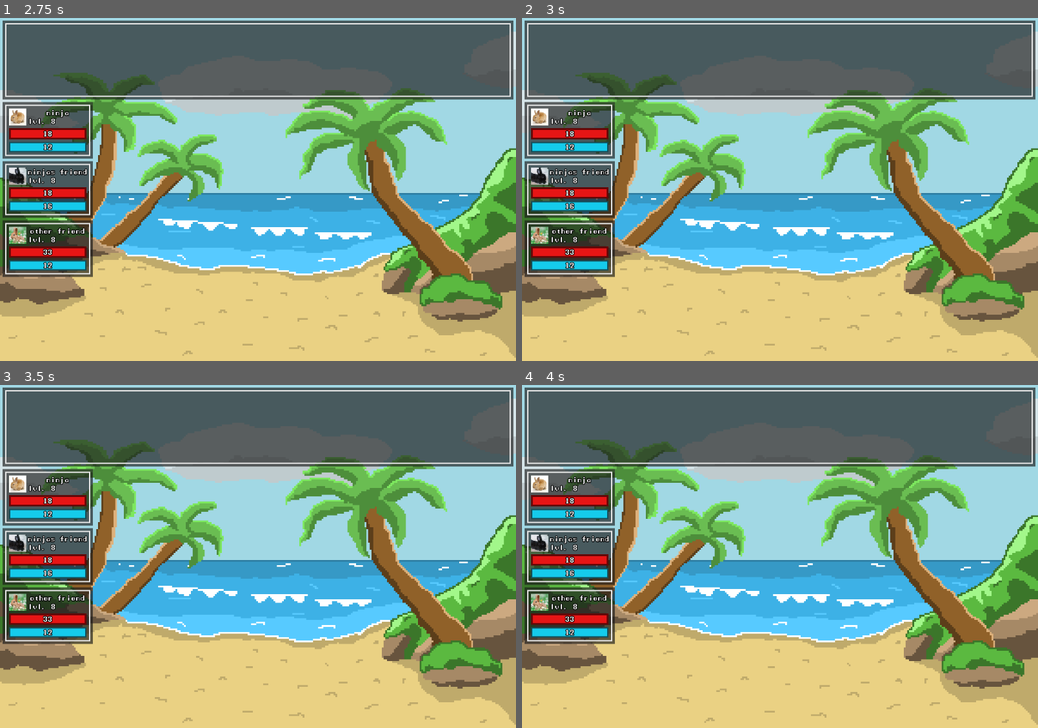
Above: before the commit, frames 1-4 (two rows, left to right).
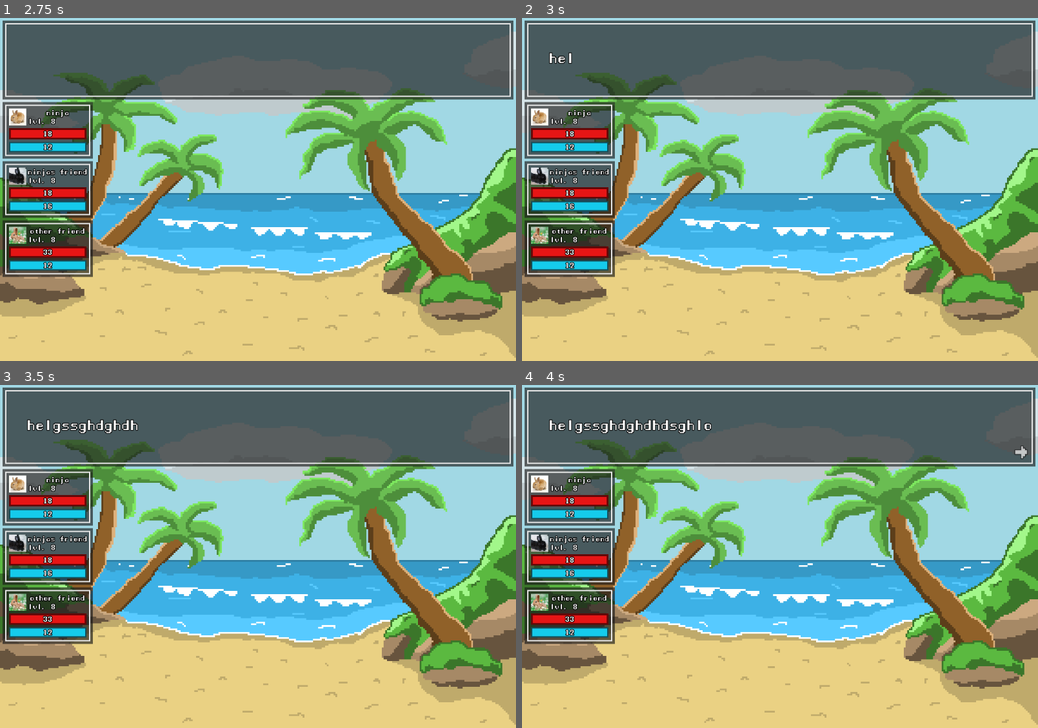
Above: after the commit, the same moments.

Repository: qwerty4u6/group-game
Game: Godot game, scene res://scenes/main.tscn
Same seed, same stepped clock (60 frames per second), same inputs: the game is played once before the commit and once after it.
Inputs (mouse positions are in pixels of both pictures, inside the frame that each line leads up to):
- Up to frame 1 (2.75 s): tap Enter (ui_accept) at 0.5, 0.6, 0.77, 1.07, 1.25, 1.35, 1.52, 1.82, 2, 2.1 s; move the mouse to (371, 172) at 0.52 s; hold D (move_right) 0.53-1.28 s; click (371, 172) at 0.67 s; move the mouse to (154, 206) at 1.27 s; hold S (move_down) 1.28-2.03 s; click (154, 206) at 1.42 s; move the mouse to (309, 114) at 2.02 s; hold D (move_right) from 2.03 s (still down); click (309, 114) at 2.17 s
- Up to frame 2 (3 s): tap Enter (ui_accept) at 2.75, 2.85 s; move the mouse to (754, 258) at 2.77 s; release D (move_right) at 2.78 s; hold W (move_up) from 2.78 s (still down); click (754, 258) at 2.92 s
- Up to frame 3 (3.5 s): keep holding W (move_up); tap Enter (ui_accept) at 3.02, 3.32 s
- Up to frame 4 (4 s): move the mouse to (934, 607) at 3.52 s; release W (move_up) at 3.53 s; hold A (move_left) from 3.53 s (still down); tap Enter (ui_accept) at 3.6, 3.77 s; click (934, 607) at 3.67 s

Frame 1 is identical in both runs. In frame 2, less than 0.1% of the frame differs, in the area x 5-10%, y 9-14%; in frame 3, 0.4%; in frame 4, 0.7%, in the area x 5-98%, y 9-22%.

Commit message:
got textboxes working

Diff:
--- a/scenes/action_box.gd
+++ b/scenes/action_box.gd
@@ -4,10 +4,12 @@
 var action_box
 var text_box_label
 
+signal text_done_displaying
+signal textbox_closed
+
 func _ready():
 	text_box = get_node("MarginContainer/TextBox")
 	text_box_label = text_box.get_node("MarginContainer/Label")
-	$AnimationPlayer.play("next arrow")
 
 	action_box = get_node("MarginContainer/ActionBox")
 
@@ -16,16 +18,25 @@
 
 func _input(event):
 	if Input.is_action_just_pressed("ui_accept") or Input.is_mouse_button_pressed(MOUSE_BUTTON_LEFT):
-		text_box.hide()
-		action_box.show()
+		if text_box_label.visible_characters >= text_box_label.text.length() + 1:
+			text_box.hide()
+			action_box.show()
+			emit_signal("textbox_closed")
 
 func show_text(text):
 	text_box.show()
 	action_box.hide()
+	text_box.get_node("NextLabel").hide()
 
 	text_box_label.visible_characters = 0
 	text_box_label.get_node("Timer").start()
 	text_box_label.text = text
 
+	await text_done_displaying
+	text_box.get_node("NextLabel").show()
+	$AnimationPlayer.play("next arrow")
+
 func _on_timer_timeout():
 	text_box_label.visible_characters += 1
+	if text_box_label.visible_characters == text_box_label.text.length() + 1:
+		emit_signal("text_done_displaying")
--- a/scenes/action_box.tscn
+++ b/scenes/action_box.tscn
@@ -1,8 +1,23 @@
-[gd_scene load_steps=8 format=3 uid="uid://c8jgkyckpjvms"]
+[gd_scene load_steps=8 format=3 uid="uid://hdpf0cdpojrb"]
 
 [ext_resource type="StyleBox" uid="uid://df80uuyvx30ud" path="res://scenes/standard_panel.tres" id="1_wco1j"]
 [ext_resource type="FontFile" uid="uid://cc11lnvwh7ek2" path="res://assets/fonts/manaspace.ttf" id="2_8ropt"]
 [ext_resource type="Script" path="res://scenes/action_box.gd" id="2_k6yx4"]
+
+[sub_resource type="Animation" id="Animation_10mip"]
+length = 0.001
+tracks/0/type = "value"
+tracks/0/imported = false
+tracks/0/enabled = true
+tracks/0/path = NodePath("NextLabel:modulate")
+tracks/0/interp = 1
+tracks/0/loop_wrap = true
+tracks/0/keys = {
+"times": PackedFloat32Array(0),
+"transitions": PackedFloat32Array(1),
+"update": 0,
+"values": [Color(1, 1, 1, 1)]
+}
 
 [sub_resource type="Animation" id="Animation_1hdsq"]
 resource_name = "next arrow"
@@ -18,21 +33,6 @@
 "transitions": PackedFloat32Array(1, 1, 1),
 "update": 0,
 "values": [Color(1, 1, 1, 1), Color(1, 1, 1, 0), Color(1, 1, 1, 1)]
-}
-
-[sub_resource type="Animation" id="Animation_10mip"]
-length = 0.001
-tracks/0/type = "value"
-tracks/0/imported = false
-tracks/0/enabled = true
-tracks/0/path = NodePath("NextLabel:modulate")
-tracks/0/interp = 1
-tracks/0/loop_wrap = true
-tracks/0/keys = {
-"times": PackedFloat32Array(0),
-"transitions": PackedFloat32Array(1),
-"update": 0,
-"values": [Color(1, 1, 1, 1)]
 }
 
 [sub_resource type="AnimationLibrary" id="AnimationLibrary_ij702"]
--- a/scenes/battle.gd
+++ b/scenes/battle.gd
@@ -4,6 +4,8 @@
 var members = []
 
 @onready var char_stat_display_scene = preload("res://scenes/char_stat_display.tscn")
+
+signal textbox_closed
 
 func _ready():
 	team_resources = [
@@ -24,4 +26,8 @@
 
 func _input(event):
 	if event.is_action_pressed("move_up"):
-		$ActionBox.show_text("hello")
+		$ActionBox.show_text("helgssghdghdhdsghlo")
+		await $ActionBox.textbox_closed
+		$ActionBox.show_text("works i think")
+		await $ActionBox.textbox_closed
+		$ActionBox.show_text("yipeeee")
Not shown: 1 places in scenes/battle.tscn that only renumber resources
Not shown: 1 places in scenes/main.tscn that only renumber resources
